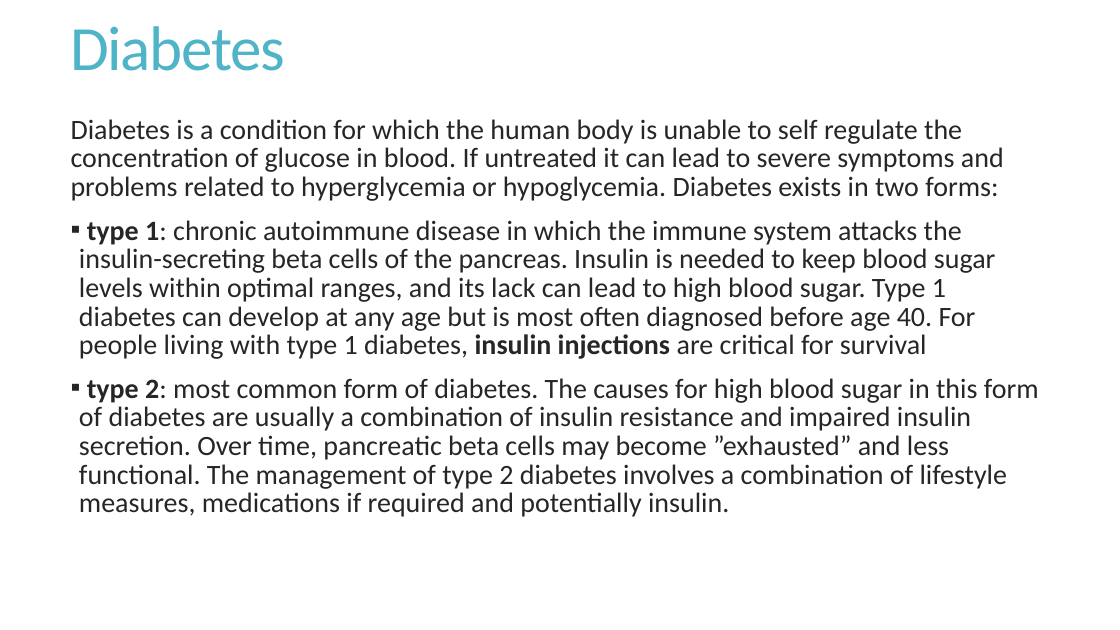
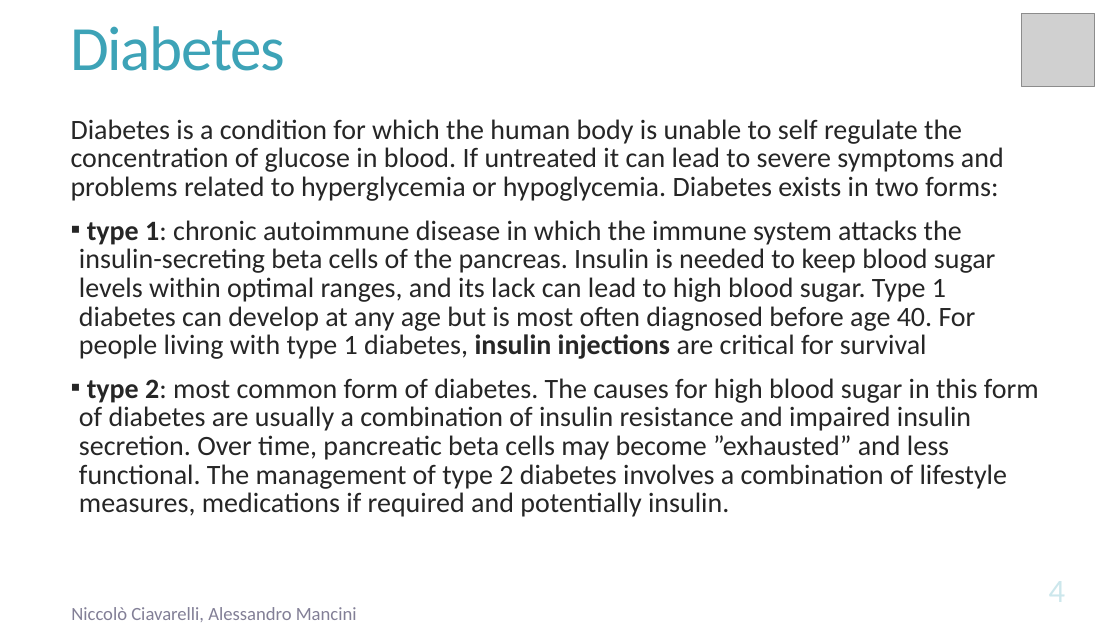
Before and after one commit to ciavanick/ArtificialPancreas, a slide deck: slide 4 of Presentation.pptx. Drawn at 1120x630 pixels with LibreOffice and Linux fonts; fonts in the diff are those of the drawing; grey boxes stand for pictures. Boxes give left, top, right and bottom in pixels: in the first picture for what was removed or moved away, otherwise in the second. Text is boxed around its words. In the diff, an @@ line names an element or a change of style, - is before the commit and + after.

```diff
--- a/Presentation.pptx
+++ b/Presentation.pptx
@@ title "Diabetes" at (71,26,285,71): text colour #50B4C8 to #3DA3B7 @@
@@ picture added at (1022,13,1095,87) @@
@@ text added at (71,607,357,622), 16 pt, text #635F7C at 80% opacity @@
+Niccolò Ciavarelli, Alessandro Mancini
```
Also in this commit, not shown: 10 other slides changed, 5 slides added, 2 other files.
